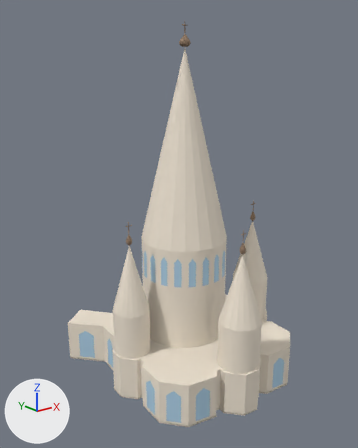
The glTF model collection/saint-alexandre-nevsky/low.glb, before and after one commit.
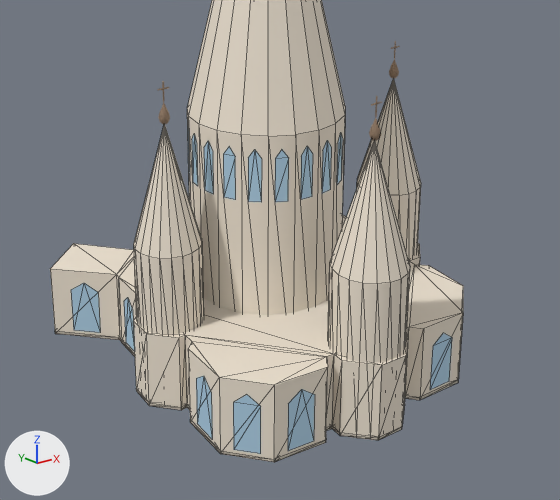
Old and new are each drawn whole from a 50 mm camera at (-41.9, -49.7, 42.4) aimed at (-1.2, 1.2, 22.0) and again close up on the part from 11% to 96% of the width and 40% to 100% of the height. Arrows for +X, +Y and +Z are at lower left; the lights stay in place. The first two pictures are the older version. The close-ups show mesh edges as thin lines.

The first close-up shows 'stone', 'window' and 1 more.
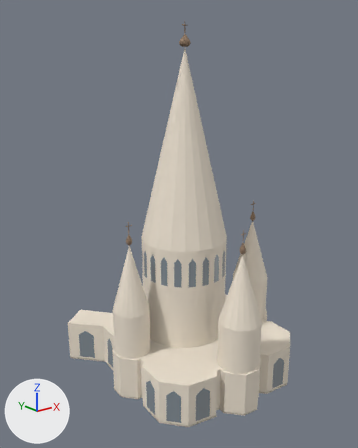
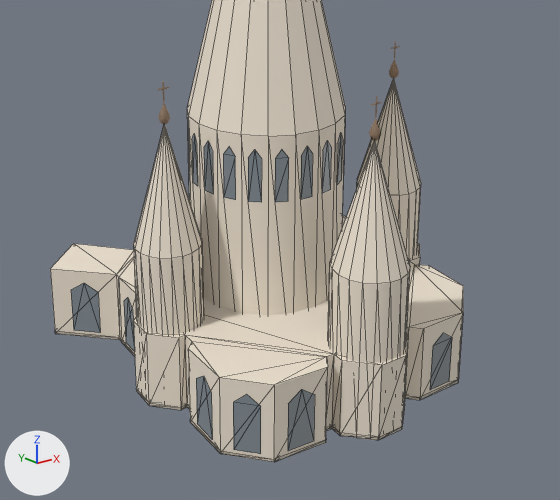
Where the change shows, as pixel boxes (x1, y1, x2, y2) in the close-ups (560 x 500 px):
'window', recoloured
    both: (71, 134, 452, 454)

The edits, one by one:
Material 'window' (mat_window) changes colour from blue #a4c4d9 to blue #64798a; in linear values from (0.371, 0.552, 0.694) to (0.127, 0.191, 0.254).
